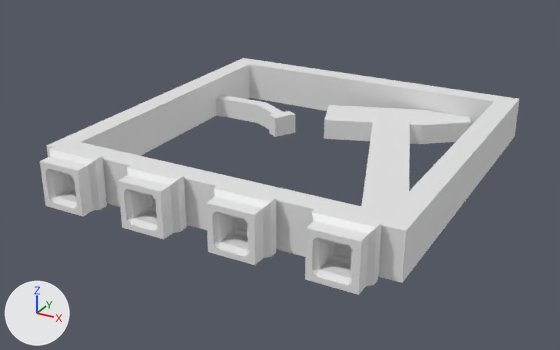
Renders of the Blender file bastelklug_pfusch_logo/pfusch_logo_v2.blend from each side of a commit.
Before and after are seen from a 50 mm lens placed at (126.7, -100.1, 70.1), pointed at (47.9, 43.3, -1.6). The axes (+X, +Y, +Z) are drawn at lower left. The lights are the same throughout.

In view in the first picture: 'mit_rahmen'.
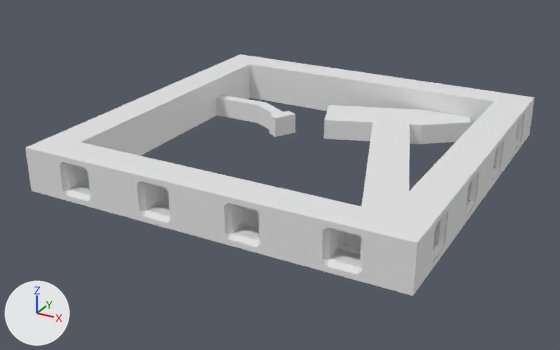
ob_clip_holder_with_handles_applied is not drawn itself; it is used by a modifier of ob_mit_rahmen.
ob_nur_logo_intern is not drawn itself; it is used by a modifier of ob_mit_rahmen.

Pixel boxes (x1, y1, x2, y2) of what changed, in the pictures (560 x 350 px; the box of a moved part takes in the faces that stretch with it):
'mit_rahmen', reshaped, moved, modifiers changed (6% wider): before (40, 58, 519, 295); after (26, 54, 535, 296)
part 2 of me_cube_001, moved or reshaped: before (46, 58, 249, 146); after (28, 55, 249, 147)
part 3 of me_cube_001, moved or reshaped: (82, 64, 494, 156) in both
part 4 of me_cube_001, moved or reshaped: before (47, 142, 406, 283); after (26, 142, 417, 296)
part 5 of me_cube_001, moved or reshaped: before (244, 58, 519, 283); after (240, 54, 535, 295)

The change, as a diff of the scene's bpy script:
```diff
--- a/bastelklug_pfusch_logo/pfusch_logo_v2.blend.py
+++ b/bastelklug_pfusch_logo/pfusch_logo_v2.blend.py
@@ me_cube_001 @@
 me_cube_001.from_pydata(...)  # 16 vertices, 16 faces; spans x -31.7..48.3, y -43.8..36.2, z -2.5..7.5
+# me_cube_001 part 1: all 2 vertices in x -31.7, y -43.8, z -2.5..7.5 are moved by (-11.3, 0.8, -2.5)
+# me_cube_001 part 2: all 2 vertices in x -31.7, y 36.2, z -2.5..7.5 are moved by (-11.3, 6.8, -2.5)
+# me_cube_001 part 3: all 8 vertices in x -26.7..43.3, y -38.8..31.2, z -2.5..7.5 are moved by (-8.3, 3.8, -2.5)
+# me_cube_001 part 4: all 2 vertices in x 48.3, y -43.8, z -2.5..7.5 are moved by (-5.3, 0.8, -2.5)
+# me_cube_001 part 5: all 2 vertices in x 48.3, y 36.2, z -2.5..7.5 are moved by (-5.3, 6.8, -2.5)
@@ ob_nur_logo_intern @@
 ob_nur_logo_intern.parent = ob_mit_rahmen
-ob_nur_logo_intern.matrix_parent_inverse = Matrix(((1.0, 0.0, 0.0, -41.67), (0.0, 1.0, 0.0, -53.76), (0.0, 0.0, 1.0, -2.5), (0.0, 0.0, 0.0, 1.0)))
+ob_nur_logo_intern.matrix_parent_inverse = Matrix(((1.0, 0.0, 0.0, -50.0), (0.0, 1.0, 0.0, -50.0), (0.0, 0.0, 1.0, -5.0), (0.0, 0.0, 0.0, 1.0)))
 ob_nur_logo_intern.location = (32.63, 53.25, 2.5)
@@ ob_mit_rahmen @@
 ob_mit_rahmen = bpy.data.objects.new('mit_rahmen', me_cube_001)
-ob_mit_rahmen.location = (41.7, 53.8, 2.5)
+ob_mit_rahmen.location = (50.0, 50.0, 5.0)
 _m = ob_mit_rahmen.modifiers.new('Boolean', 'BOOLEAN')
@@ ob_mit_rahmen @@
 _m = ob_mit_rahmen.modifiers.new('Boolean.001', 'BOOLEAN')
-_m.object = ob_clip_holder_with_handles_applied
-_m.operation = 'UNION'
+_m.object = ob_clip_holder_negative_applied_trimmed_001
+_m = ob_mit_rahmen.modifiers.new('Boolean.002', 'BOOLEAN')
+_m.object = ob_clip_holder_negative_applied_trimmed
@@ ob_clip_holder_with_handles_applied @@
-ob_clip_holder_with_handles_applied = bpy.data.objects.new('clip_holder_with_handles_applied', me_cube_011)
@@ ob_clip_holder_negative_applied_trimmed_001 @@
+ob_clip_holder_negative_applied_trimmed_001 = bpy.data.objects.new('clip_holder_negative_applied_trimmed.001', me_cube_003)  # 48 vertices, 52 faces; spans x -3.8..3.8, y -3.8..3.8, z -5.0..7.0; modifiers ARRAY, MIRROR
+ob_clip_holder_negative_applied_trimmed_001.parent = ob_mit_rahmen
+ob_clip_holder_negative_applied_trimmed_001.location = (93.0, 20.0, 5.0)
+ob_clip_holder_negative_applied_trimmed_001.rotation_euler = (-1.571, 0.0, 1.571)  # degrees (-90, 0, 90)
@@ ob_clip_holder_negative_applied_trimmed @@
+ob_clip_holder_negative_applied_trimmed = bpy.data.objects.new('clip_holder_negative_applied_trimmed', me_cube_003.copy())  # modifiers ARRAY, MIRROR
+ob_clip_holder_negative_applied_trimmed.parent = ob_mit_rahmen
+ob_clip_holder_negative_applied_trimmed.location = (20.0, 7.0, 5.0)
+ob_clip_holder_negative_applied_trimmed.rotation_euler = (-1.571, 0.0, 0.0)  # degrees (-90, 0, 0)
```
